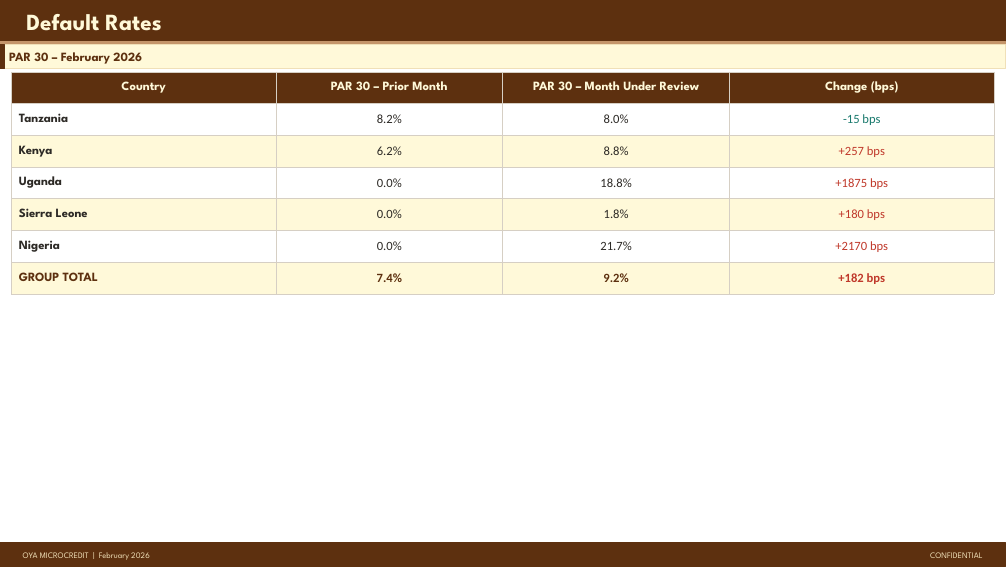
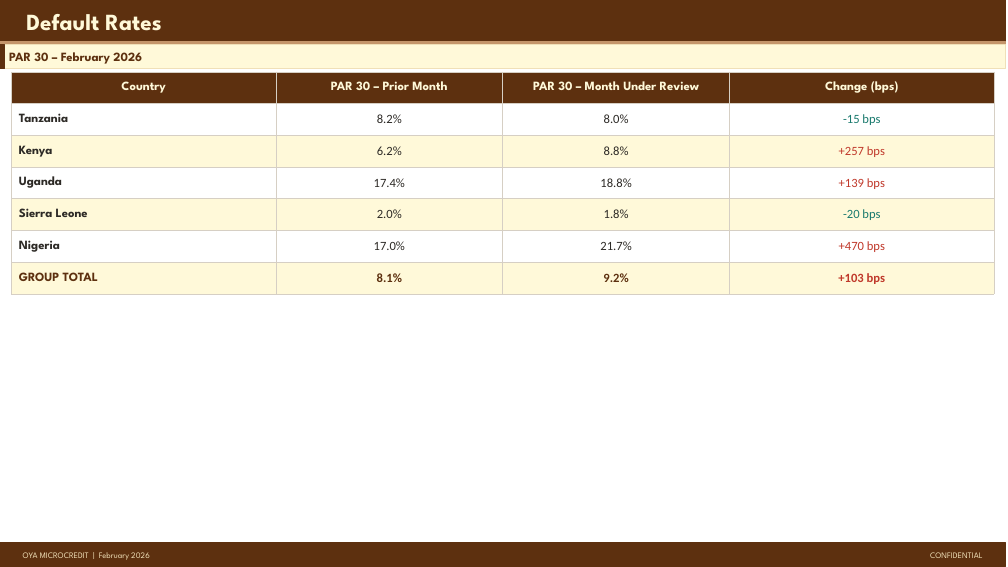
Before and after one commit to ikyei/oya-monthly, a slide deck: slide 8 of reports/2026-02.pptx. Drawn at 1008x567 pixels with LibreOffice and Linux fonts; fonts in the diff are those of the drawing. Boxes give left, top, right and bottom in pixels: in the first picture for what was removed or moved away, otherwise in the second. Text is boxed around its words. In the diff, an @@ line names an element or a change of style, - is before the commit and + after.

```diff
--- a/reports/2026-02.pptx
+++ b/reports/2026-02.pptx
@@ table at bbox=[11, 72, 994, 288] @@
-row 4, column 2: 0.0%
+row 4, column 2: 17.4%
-row 4, column 4: +1875 bps
+row 4, column 4: +139 bps
-row 5, column 2: 0.0%
+row 5, column 2: 2.0%
-row 5, column 4: +180 bps
+row 5, column 4: -20 bps
-row 6, column 2: 0.0%
+row 6, column 2: 17.0%
-row 6, column 4: +2170 bps
+row 6, column 4: +470 bps
-row 7, column 2: 7.4%
+row 7, column 2: 8.1%
-row 7, column 4: +182 bps
+row 7, column 4: +103 bps
```
Also in this commit, not shown: 6 other slides changed, 1 other file.
